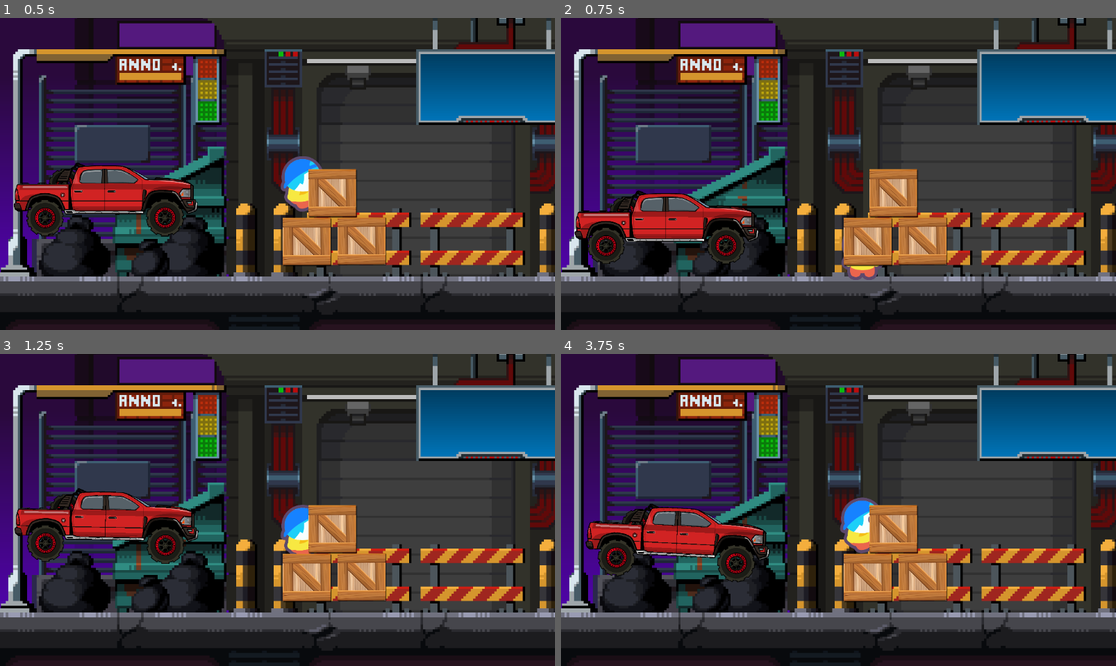
Above: before the commit, frames 1-4 (two rows, left to right).
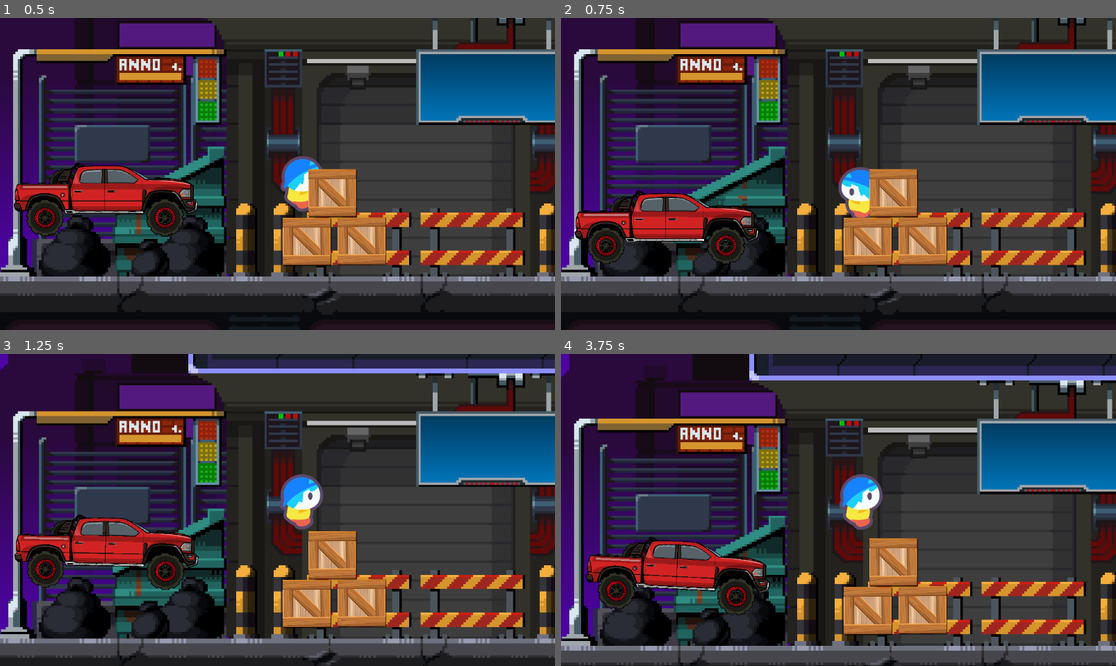
Above: after the commit, the same moments.

Repository: Divya-Darshan/GMEL
Game: Godot game, scene res://world.tscn
Same seed, same stepped clock (60 frames per second), same inputs: the game is played once before the commit and once after it.
Inputs:
- Up to frame 1 (0.5 s): no input
- Up to frame 2 (0.75 s): tap Enter (enter) at 0.5 s; tap A (a) at 0.6 s
- Up to frame 3 (1.25 s): tap Space (jump) at 0.77 s; tap D (d) at 0.8 s
- Up to frame 4 (3.75 s): tap D (d) at 1.35, 3.05, 3.6 s; tap Space (jump) at 1.52, 3.02 s; tap Enter (enter) at 1.55 s; hold Enter (enter) 2.03-2.78 s; tap A (a) at 2.3, 2.85 s; hold Enter (enter) from 3.53 s (still down)

Frame 1 is identical in both runs. In frame 2, 1.0% of the frame differs, in the area x 49-58%, y 47-84%; in frame 3, 59%; in frame 4, 62%, in the area x 0-100%, y 0-100%.

Commit message:
signal box

Diff:
--- a/ui/box/box.tscn
+++ b/ui/box/box.tscn
@@ -3,9 +3,11 @@
 [ext_resource type="Texture2D" uid="uid://cy7utpht5os4o" path="res://ui/box/1.png" id="1_fys3n"]
 
 [sub_resource type="GDScript" id="GDScript_fys3n"]
-script/source = "extends Area2D
+script/source = "extends Node2D
 
 @onready var sprite: Sprite2D = $\"1\"
+@onready var static_body_2d: StaticBody2D = $StaticBody2D
+signal hit_object(strength)
 
 # === SETTINGS ===
 var grid_x := 6
@@ -33,7 +35,15 @@
 		if broken:
 			return
 
+		# 🔥 get impact strength from car velocity
+		var strength := 1.0
+		if body is RigidBody2D:
+			strength = body.linear_velocity.length() / 300.0
+
 		break_sprite()
+		static_body_2d.queue_free()
+
+		emit_signal(\"hit_object\", strength)  # 🔥 send to car
 
 
 # === BREAK ===
@@ -121,16 +131,27 @@
 
 [sub_resource type="RectangleShape2D" id="RectangleShape2D_vt8vk"]
 
-[node name="box" type="Area2D" unique_id=915785525]
+[sub_resource type="RectangleShape2D" id="RectangleShape2D_j7qbe"]
+
+[node name="box" type="Node2D" unique_id=859864415]
 script = SubResource("GDScript_fys3n")
-
-[node name="CollisionShape2D" type="CollisionShape2D" parent="." unique_id=568993190]
-scale = Vector2(26.781631, 26.781631)
-shape = SubResource("RectangleShape2D_vt8vk")
 
 [node name="1" type="Sprite2D" parent="." unique_id=319818173]
 position = Vector2(2.0000002, 39.000008)
 scale = Vector2(0.755, 0.755)
 texture = ExtResource("1_fys3n")
 
-[connection signal="body_entered" from="." to="." method="_on_body_entered"]
+[node name="Area2D" type="Area2D" parent="." unique_id=1987069841]
+
+[node name="CollisionShape2D" type="CollisionShape2D" parent="Area2D" unique_id=568993190]
+scale = Vector2(26.781631, 26.781631)
+shape = SubResource("RectangleShape2D_vt8vk")
+
+[node name="StaticBody2D" type="StaticBody2D" parent="." unique_id=1631852469]
+
+[node name="CollisionPolygon2D" type="CollisionShape2D" parent="StaticBody2D" unique_id=2106852617]
+position = Vector2(-4.000002, 34)
+scale = Vector2(19.939526, 19.474123)
+shape = SubResource("RectangleShape2D_j7qbe")
+
+[connection signal="body_entered" from="Area2D" to="." method="_on_body_entered"]
